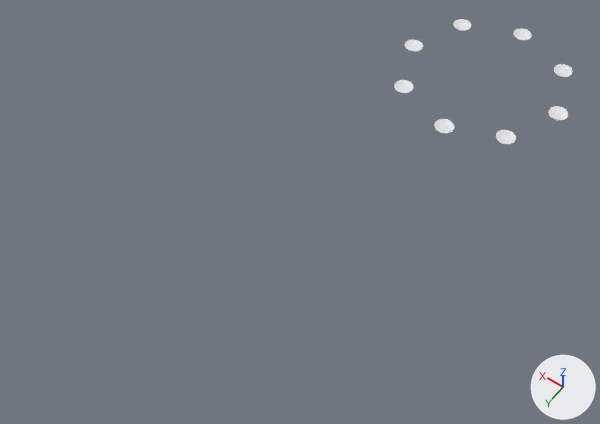
An edit to the FBX model Assets/5 Model/Level_2/L2_Plates.fbx, drawn before and after from the same camera.
Rendered twice from a camera (50 mm lens) standing at (-4.32, 2.92, 7.97) and looking at (-0.78, -2.03, 0.19). Arrows for +X, +Y and +Z are at lower right; the lights stay in place. The picture after the commit comes second.

In view in the first picture: 'F1_Plate1', 'F1_Plate2', 'F1_Plate3', 'F1_Plate4', 'F1_Plate5', 'F1_Plate6', 'F1_Plate7', 'F1_Plate8'.
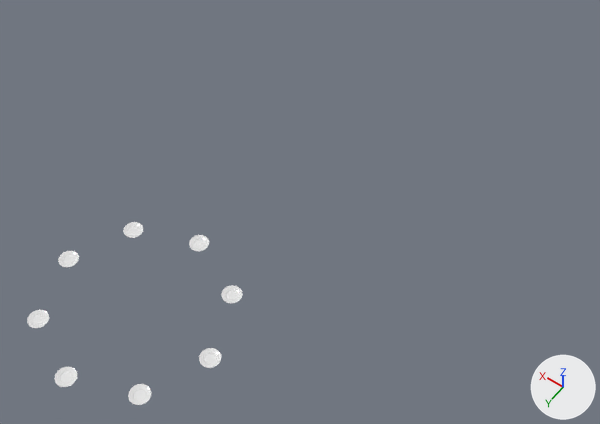
Changed parts and their boxes [x1, y1, x2, y2] in the pictures (600 x 424 px):
'F1_Plate8', moved: before [496, 130, 516, 144]; after [128, 384, 151, 405]
'F1_Plate1', moved: before [434, 119, 454, 133]; after [54, 367, 78, 387]
'F1_Plate7', moved: before [548, 106, 568, 120]; after [199, 348, 221, 368]
'F1_Plate2', moved: before [394, 80, 413, 93]; after [27, 309, 49, 328]
'F1_Plate6', moved: before [554, 64, 573, 77]; after [221, 285, 243, 303]
'F1_Plate3', moved: before [405, 39, 423, 52]; after [58, 251, 79, 268]
'F1_Plate5', moved: before [513, 28, 532, 40]; after [189, 235, 209, 251]
'F1_Plate4', moved: before [453, 19, 471, 31]; after [123, 222, 144, 238]

The edits, one by one:
Object 'F1_Plate5' (ob_f1_plate5) moves from (-1.703, -5.792, 0.741) to (-0.013, -1.075, 0.0).
Object 'F1_Plate6' (ob_f1_plate6) moves from (-2.434, -5.458, 0.741) to (-0.768, -0.741, 0.0).
Object 'F1_Plate2' (ob_f1_plate2) moves from (-0.942, -4.036, 0.741) to (0.77, 0.747, 0.0).
Object 'F1_Plate8' (ob_f1_plate8) moves from (-2.37, -3.999, 0.741) to (-0.751, 0.768, 0.0).
Object 'F1_Plate3' (ob_f1_plate3) moves from (-0.651, -4.771, 0.741) to (1.074, -0.019, 0.0).
Object 'F1_Plate4' (ob_f1_plate4) moves from (-0.964, -5.503, 0.741) to (0.75, -0.769, 0.0).
Object 'F1_Plate7' (ob_f1_plate7) moves from (-2.707, -4.722, 0.741) to (-1.075, 0.019, 0.0).
Object 'F1_Plate1' (ob_f1_plate1) moves from (-1.69, -3.734, 0.741) to (0.014, 1.069, 0.0).
